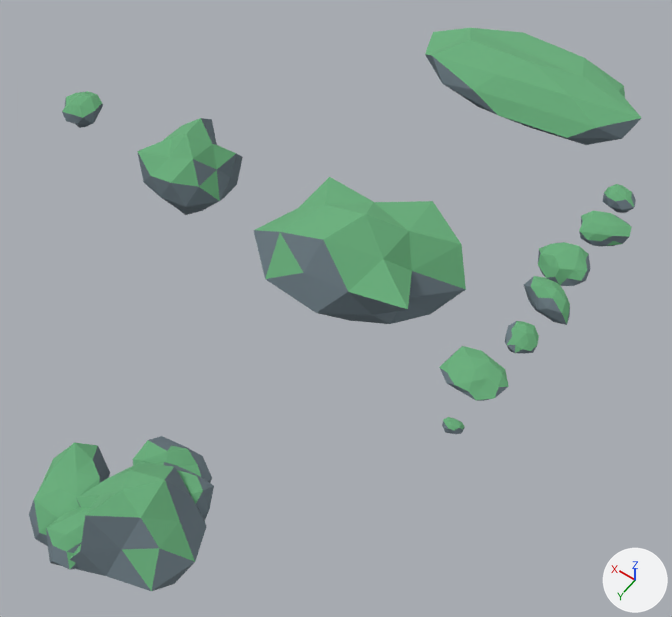
The glTF model assets/models/faceted_rocks_kit.glb: old version first, new version second.
Before and after are seen from a camera (50 mm lens) standing at (-5.89, 9.11, 12.5) and looking at (0.24, 0.52, -1.0). The axes (+X, +Y, +Z) are drawn at lower right. The lights are the same throughout. The first picture is the older version. Where no turn or scale is listed for an object, it has been applied to the vertices.

Objects in the first picture: 'Cluster_Cavern_Boulder_0', 'Cluster_Cavern_Boulder_1', 'Cluster_Cavern_Boulder_2', 'Cluster_Cavern_Boulder_3', 'Cluster_Cavern_Boulder_4', 'Rock_Angular_Large', 'Rock_Angular_Medium', 'Rock_Angular_Small', 'Shelf_Cavern_Ledge', 'Transition_Border_Pebble_0', 'Transition_Border_Pebble_1', 'Transition_Border_Pebble_2', 'Transition_Border_Pebble_3', 'Transition_Border_Pebble_4', 'Transition_Border_Pebble_5', 'Transition_Border_Pebble_6'.
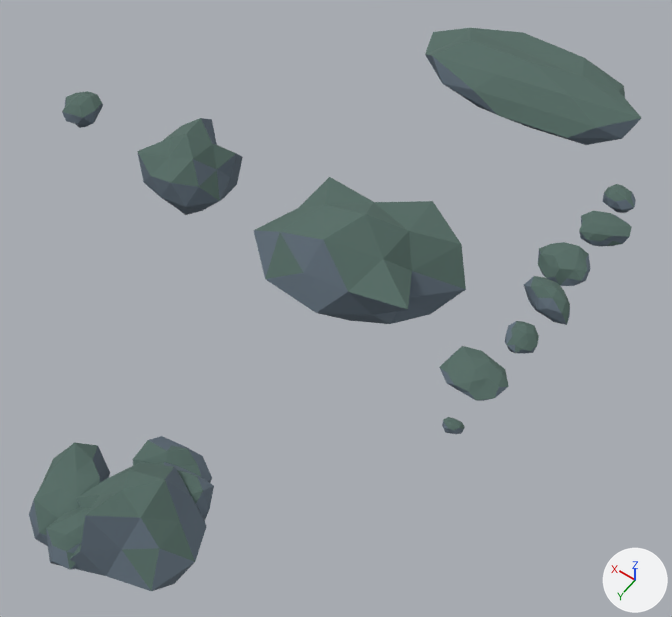
What the commit changed:
Material 'M_FacetedRock_Moss' (mat_m_facetedrock_moss) changes colour from green #69af7c to greyish green #556c65; in linear values from (0.14, 0.43, 0.2) to (0.09, 0.15, 0.13).

Boxes [x1, y1, x2, y2] around the edits, measured in the pictures (672 x 617 px):
'Rock_Angular_Large', recoloured (green to greyish green)
    both: [254, 177, 466, 312]
'Shelf_Cavern_Ledge', recoloured (green to greyish green)
    both: [425, 28, 641, 140]
'Cluster_Cavern_Boulder_2', recoloured (green to greyish green)
    both: [70, 462, 197, 591]
'Rock_Angular_Medium', recoloured (green to greyish green)
    both: [137, 118, 238, 203]
'Cluster_Cavern_Boulder_0', recoloured (green to greyish green)
    both: [31, 443, 110, 540]
'Transition_Border_Pebble_5', recoloured (green to greyish green)
    both: [439, 346, 509, 401]
'Transition_Border_Pebble_2', recoloured (green to greyish green)
    both: [538, 242, 590, 286]
'Cluster_Cavern_Boulder_1', recoloured (green to greyish green)
    both: [46, 507, 90, 570]
'Cluster_Cavern_Boulder_4', recoloured (green to greyish green)
    both: [133, 438, 204, 479]
'Transition_Border_Pebble_3', recoloured (green to greyish green)
    both: [527, 276, 570, 325]
'Transition_Border_Pebble_1', recoloured (green to greyish green)
    both: [579, 211, 631, 246]
'Rock_Angular_Small', recoloured (green to greyish green)
    both: [62, 91, 103, 121]
'Cluster_Cavern_Boulder_3', recoloured (green to greyish green)
    both: [159, 462, 206, 507]
'Transition_Border_Pebble_4', recoloured (green to greyish green)
    both: [505, 321, 539, 353]
'Transition_Border_Pebble_0', recoloured (green to greyish green)
    both: [603, 184, 636, 210]
'Transition_Border_Pebble_6', recoloured (green to greyish green)
    both: [442, 417, 465, 434]
